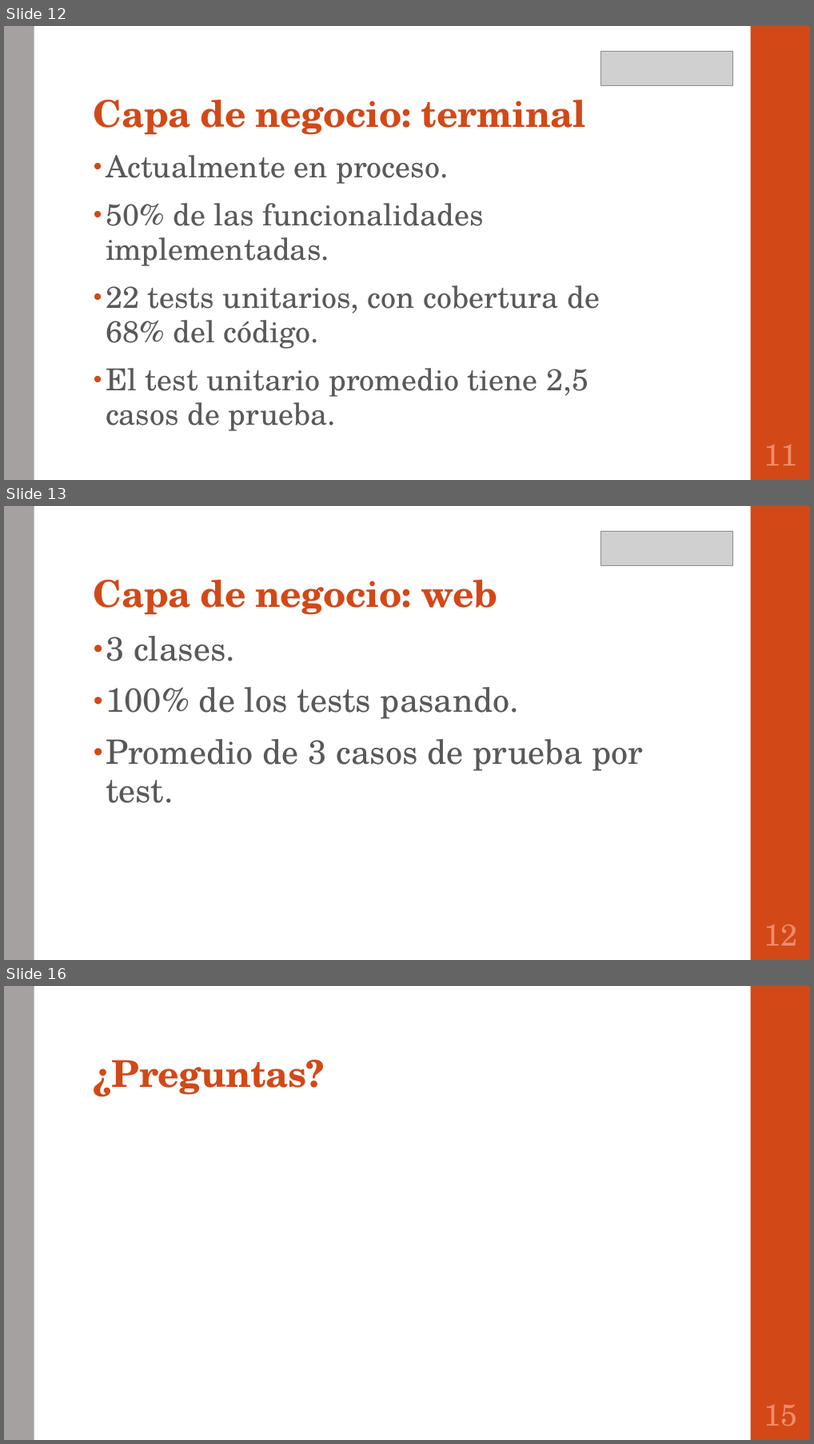
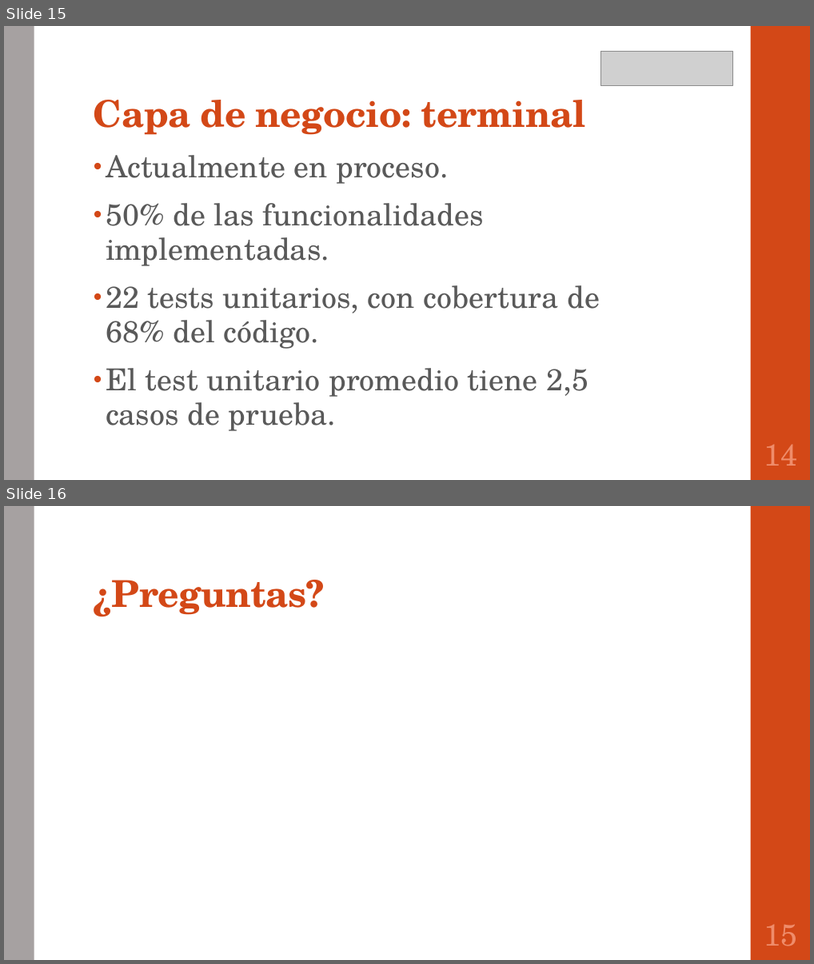
Before and after one commit to portafolio2016/hipocrates, a slide deck: presentación lunes 24 octubre 2016.pptx. Shown one above the other, each under a label of ours: slides 12, 13 and 16 before the commit, slides 15 and 16 after it; the slides between them are not shown. The pictures are 814x1444 and 814x964 pixels, drawn with LibreOffice and Linux fonts; fonts in the diff are those of the drawing; grey boxes stand for pictures. Boxes give left, top, right and bottom in pixels: in the first picture for what was removed or moved away, otherwise in the second. Text is boxed around its words. In the diff, an @@ line names an element or a change of style, - is before the commit and + after.

```diff
--- a/presentación lunes 24 octubre 2016.pptx
+++ b/presentación lunes 24 octubre 2016.pptx
@@ slide 13 removed at [4, 506, 810, 960], background #FFFFFF; not listed: 2 template elements that a slide beside it also shows @@
@@ picture removed at [601, 531, 734, 565] @@
@@ title removed at [94, 580, 498, 615] @@
-Capa de negocio: web
@@ text removed at [106, 636, 643, 803] @@
-• 3 clases.
-• 100% de los tests pasando.
-• Promedio de 3 casos de prueba por test.
@@ page number removed at [764, 924, 798, 945] @@
-12
@@ what was slide 12 is now slide 15 @@
@@ page number at [764, 444, 798, 465]: text changed @@
-11
+14
```
Also in this commit, not shown: 2 slides changed, 4 slides added, 3 other slides removed.
